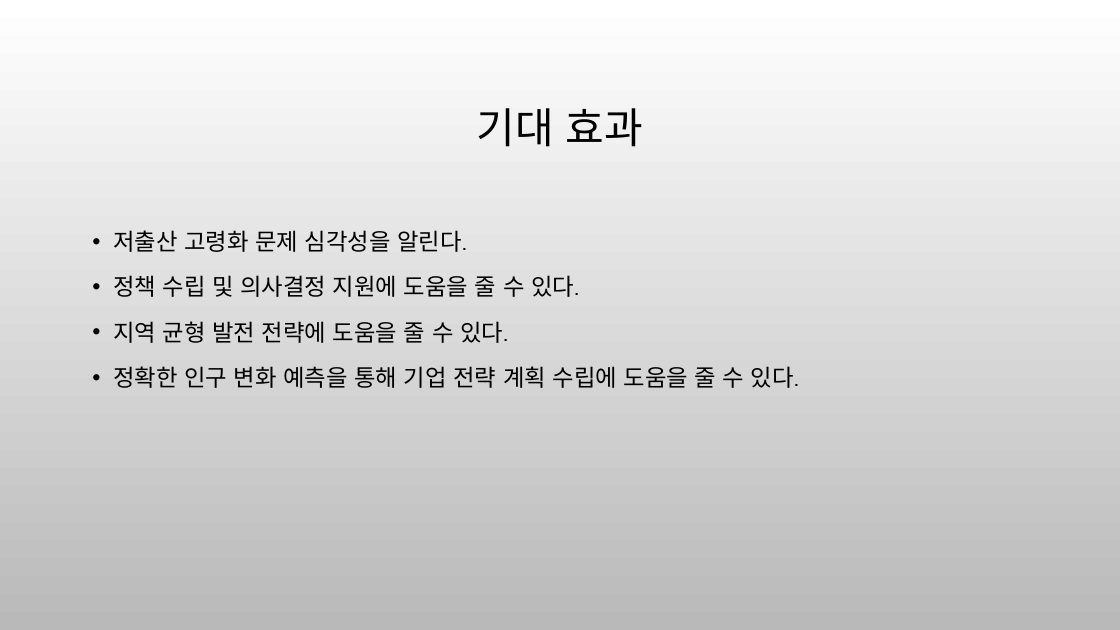
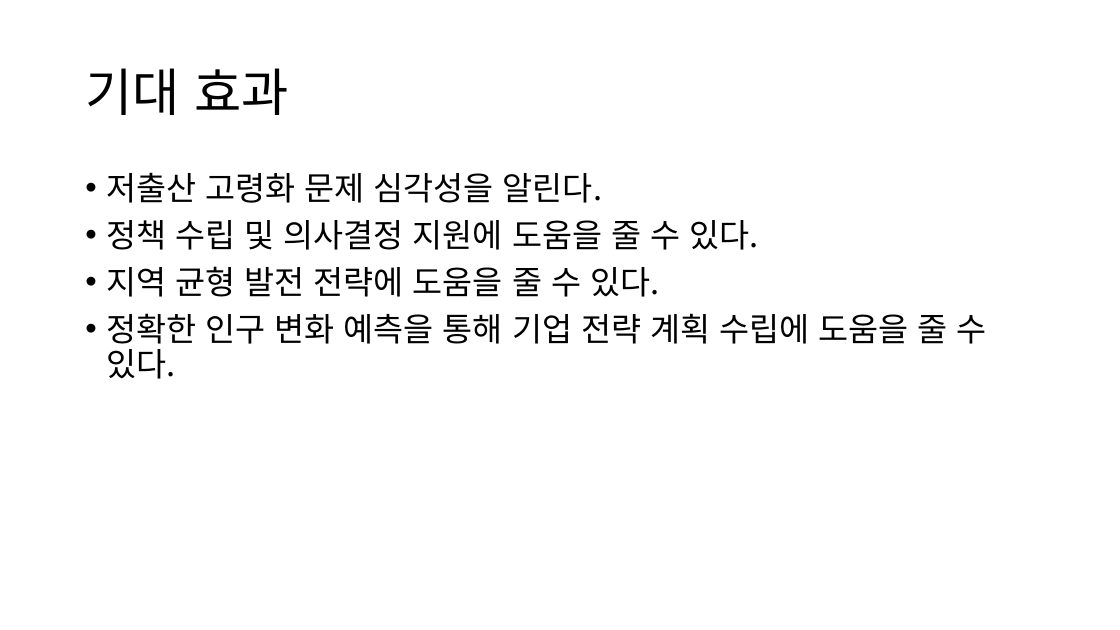
Before and after one commit to CHAESOOBYUNG/ml_project_analysis, a slide deck: slide 6 of 프로젝트 문서/기획서.pptx. Drawn at 1120x630 pixels with LibreOffice and Linux fonts; fonts in the diff are those of the drawing; background and template pictures are left out. Boxes give left, top, right and bottom in pixels: in the first picture for what was removed or moved away, otherwise in the second. Text is boxed around its words. In the diff, an @@ line names an element or a change of style, - is before the commit and + after.

```diff
--- a/프로젝트 문서/기획서.pptx
+++ b/프로젝트 문서/기획서.pptx
@@ background picture (left out) to #FFFFFF @@
@@ title "기대 효과": place and size @@
-title "기대 효과" at box(477, 108, 643, 147)
+title "기대 효과" at box(85, 68, 288, 115)
@@ title "기대 효과" at box(85, 68, 288, 115): size 36 to 44 pt, font Cabin to Noto Sans CJK KR; alignment centre to left @@
@@ text "저출산 고령화 문제 심각성을 알린다.": place and size @@
-text "저출산 고령화 문제 심각성을 알린다." at box(113, 230, 799, 388)
+text "저출산 고령화 문제 심각성을 알린다." at box(106, 172, 987, 379)
@@ text "저출산 고령화 문제 심각성을 알린다." at box(106, 172, 987, 379): size 20 to 28 pt, font Cabin to Noto Sans CJK KR; line spacing 1.2 to 0.9 @@
```
Also in this commit, not shown: 6 other slides changed, 4 other files.
